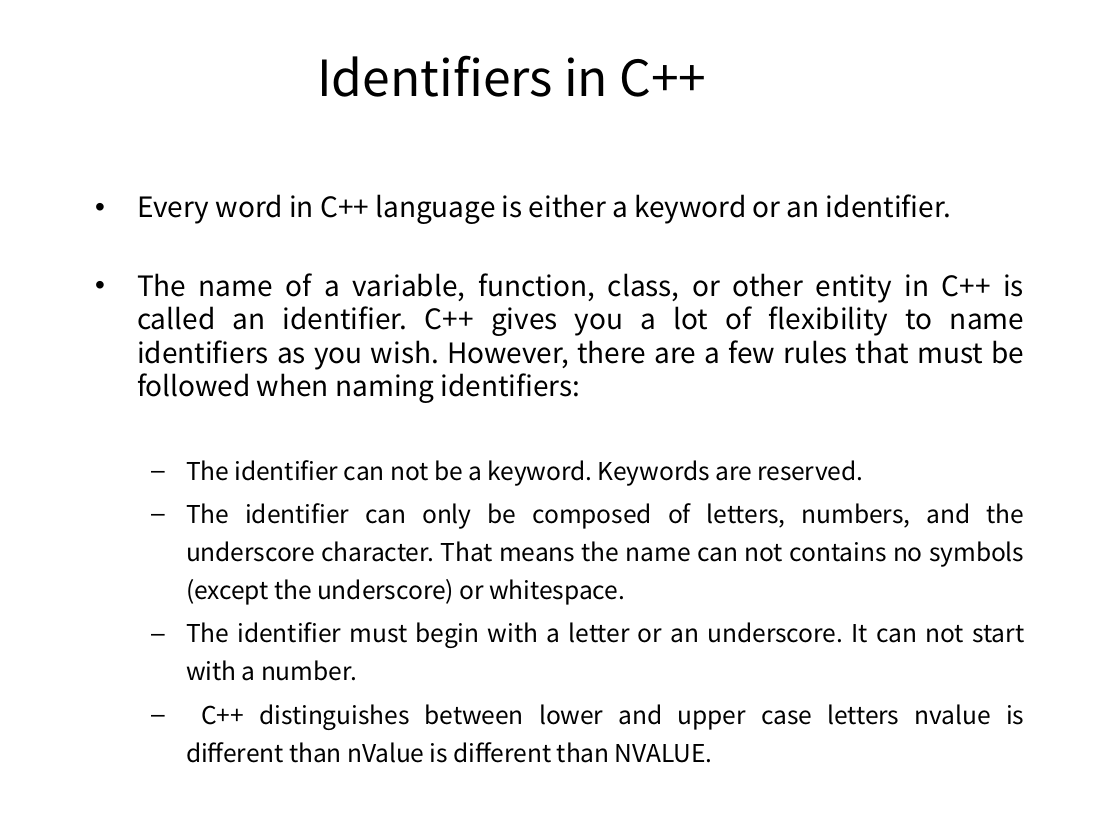
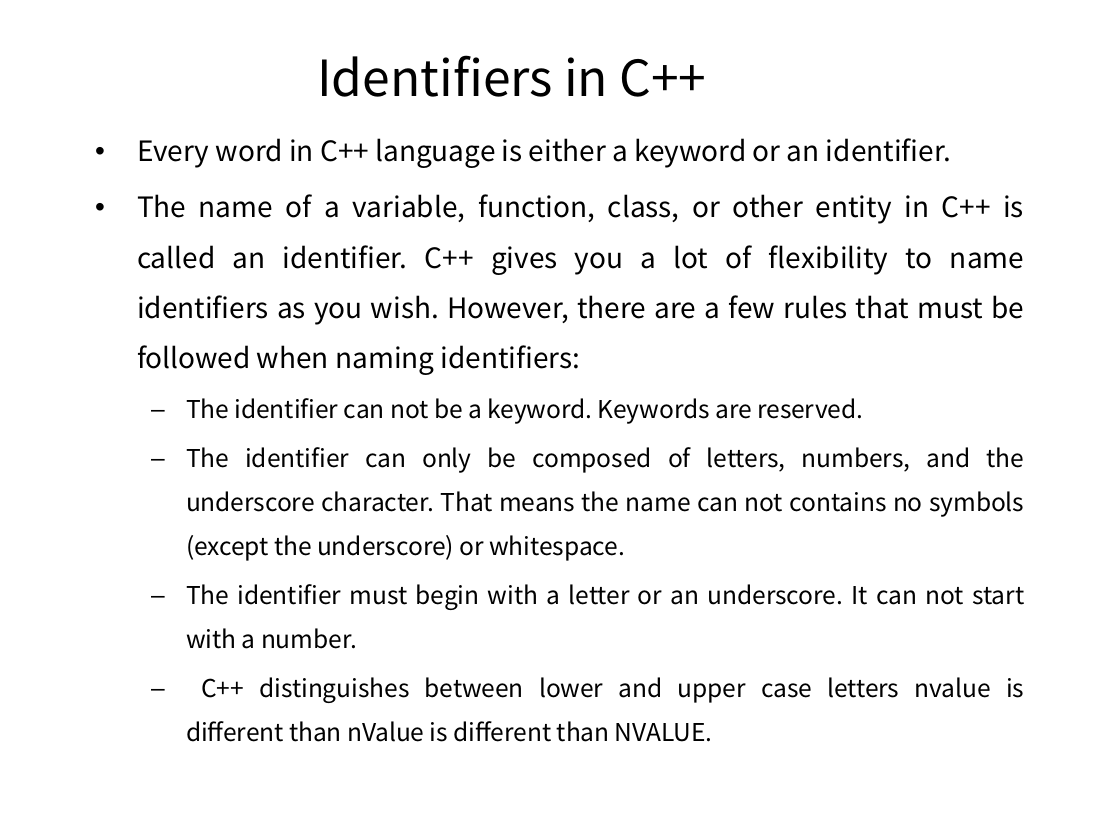
Before and after one commit to pankajfri/Training-Materials, a slide deck: slide 8 of Objected Oriented Programming Concepts Using C++ & Data Structures/Session-1.pptx. Drawn at 1120x840 pixels with LibreOffice and Linux fonts; fonts in the diff are those of the drawing. Boxes give left, top, right and bottom in pixels: in the first picture for what was removed or moved away, otherwise in the second. Text is boxed around its words. In the diff, an @@ line names an element or a change of style, - is before the commit and + after.

```diff
--- a/Objected Oriented Programming Concepts Using C++ & Data Structures/Session-1.pptx
+++ b/Objected Oriented Programming Concepts Using C++ & Data Structures/Session-1.pptx
@@ text "Every word in C++ language ...": place and size @@
-text "Every word in C++ language ..." at (137,194,1025,763)
+text "Every word in C++ language ..." at (137,138,1025,742)
@@ text "Every word in C++ language ..." at (137,138,1025,742): line spacing 1 to 1.5; line spacing 1.3 to 1.5 @@
```
Also in this commit, not shown: 5 other slides changed, 26 other files.
